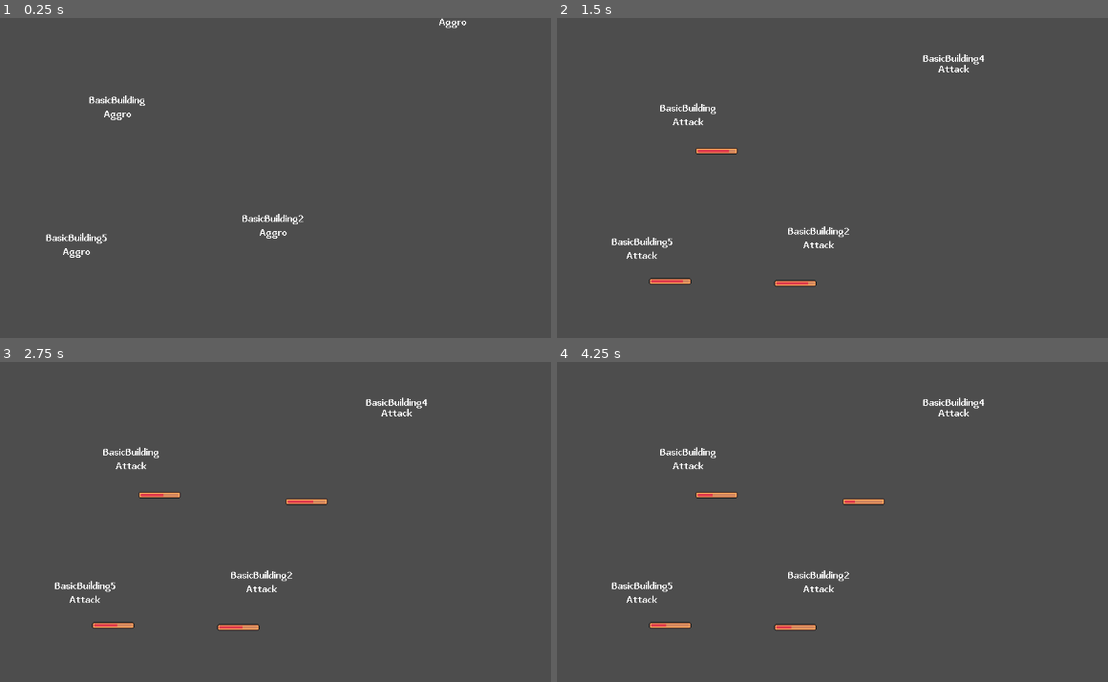
Above: before the commit, frames 1-4 (two rows, left to right).
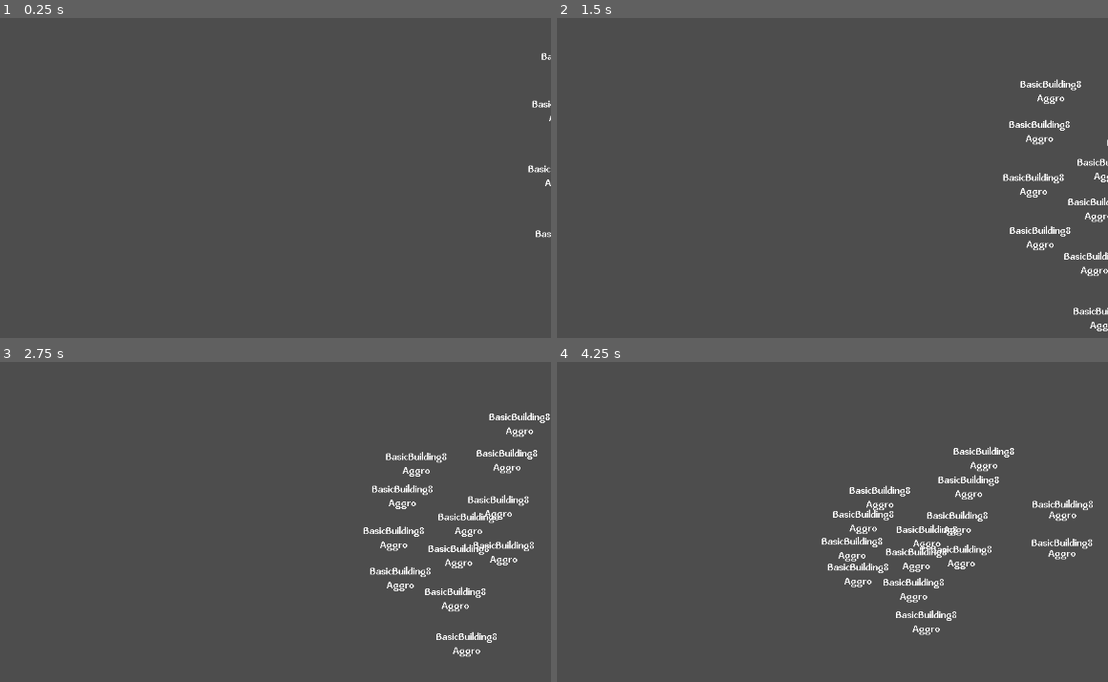
Above: after the commit, the same moments.

Repository: Cedro23/TDCardGame
Game: Godot game, scene res://scenes/game.tscn
Two runs of this game, one before a commit and one after it. Both use one fixed random seed, a clock stepped at 60 frames per second and the inputs below.
Inputs:
- Up to frame 1 (0.25 s): no input
- Up to frame 2 (1.5 s): no input
- Up to frame 3 (2.75 s): no input
- Up to frame 4 (4.25 s): no input

The runs differ from the first frame. In frame 1, 1.0% of the frame differs, in the area x 8-100%, y 0-75%; in frame 2, 2.8%; in frame 3, 4.2%; in frame 4, 4.6%, in the area x 9-98%, y 11-86%.

Commit message:
Minor fixes

Diff:
--- a/scenes/game.tscn
+++ b/scenes/game.tscn
@@ -11,32 +11,88 @@
 [node name="Buildings" type="Node" parent="."]
 
 [node name="BasicBuilding" parent="Buildings" instance=ExtResource("1_n2b3x")]
-position = Vector2(-15, -98)
+position = Vector2(-123, -103)
 
 [node name="BasicBuilding2" parent="Buildings" instance=ExtResource("1_n2b3x")]
-position = Vector2(104, 102)
+position = Vector2(-238, 177)
 
 [node name="BasicBuilding3" parent="Buildings" instance=ExtResource("1_n2b3x")]
-position = Vector2(-215, -69)
+position = Vector2(-260, -69)
 
 [node name="BasicBuilding4" parent="Buildings" instance=ExtResource("1_n2b3x")]
-position = Vector2(207, -88)
+position = Vector2(-135, -13)
 
 [node name="BasicBuilding5" parent="Buildings" instance=ExtResource("1_n2b3x")]
-position = Vector2(-85, 99)
+position = Vector2(-130, 99)
 
-[node name="MeleeEnemy" parent="." instance=ExtResource("1_yce7x")]
-position = Vector2(-162, 65)
+[node name="BasicBuilding7" parent="Buildings" instance=ExtResource("1_n2b3x")]
+position = Vector2(-230, 51)
+
+[node name="BasicBuilding8" parent="Buildings" instance=ExtResource("1_n2b3x")]
+position = Vector2(-61, 41)
+
+[node name="BasicBuilding9" parent="Buildings" instance=ExtResource("1_n2b3x")]
+position = Vector2(-242, -193)
+
+[node name="BasicBuilding6" parent="Buildings" instance=ExtResource("1_n2b3x")]
+position = Vector2(-421, 0)
+scale = Vector2(10, 10)
+_max_hp = 1000.0
+
+[node name="Enemies" type="Node" parent="."]
+
+[node name="MeleeEnemy" parent="Enemies" instance=ExtResource("1_yce7x")]
+position = Vector2(703, 116)
 attack_damage = 20.0
 
-[node name="MeleeEnemy2" parent="." instance=ExtResource("1_yce7x")]
-position = Vector2(-99, -145)
+[node name="MeleeEnemy2" parent="Enemies" instance=ExtResource("1_yce7x")]
+position = Vector2(766, -94)
 attack_damage = 20.0
 
-[node name="MeleeEnemy3" parent="." instance=ExtResource("1_yce7x")]
-position = Vector2(172, 28)
+[node name="MeleeEnemy3" parent="Enemies" instance=ExtResource("1_yce7x")]
+position = Vector2(610, -33)
 attack_damage = 20.0
 
-[node name="RangedEnemy" parent="." instance=ExtResource("3_0ki4s")]
-position = Vector2(445, -288)
+[node name="MeleeEnemy4" parent="Enemies" instance=ExtResource("1_yce7x")]
+position = Vector2(709, 15)
+attack_damage = 20.0
+
+[node name="MeleeEnemy5" parent="Enemies" instance=ExtResource("1_yce7x")]
+position = Vector2(772, -195)
+attack_damage = 20.0
+
+[node name="MeleeEnemy6" parent="Enemies" instance=ExtResource("1_yce7x")]
+position = Vector2(616, -134)
+attack_damage = 20.0
+
+[node name="MeleeEnemy7" parent="Enemies" instance=ExtResource("1_yce7x")]
+position = Vector2(722, -59)
+attack_damage = 20.0
+
+[node name="MeleeEnemy8" parent="Enemies" instance=ExtResource("1_yce7x")]
+position = Vector2(785, -269)
+attack_damage = 20.0
+
+[node name="MeleeEnemy9" parent="Enemies" instance=ExtResource("1_yce7x")]
+position = Vector2(629, -208)
+attack_damage = 20.0
+
+[node name="MeleeEnemy10" parent="Enemies" instance=ExtResource("1_yce7x")]
+position = Vector2(714, 218)
+attack_damage = 20.0
+
+[node name="MeleeEnemy11" parent="Enemies" instance=ExtResource("1_yce7x")]
+position = Vector2(777, 8)
+attack_damage = 20.0
+
+[node name="MeleeEnemy12" parent="Enemies" instance=ExtResource("1_yce7x")]
+position = Vector2(621, 69)
+attack_damage = 20.0
+
+[node name="RangedEnemy" parent="Enemies" instance=ExtResource("3_0ki4s")]
+position = Vector2(929, -13)
 attack_damage = 35.0
+
+[node name="RangedEnemy2" parent="Enemies" instance=ExtResource("3_0ki4s")]
+position = Vector2(925, -114)
+attack_damage = 35.0
--- a/scripts/entities/enemies/enemy.gd
+++ b/scripts/entities/enemies/enemy.gd
@@ -45,15 +45,6 @@
 	target.destroyed.disconnect(_on_target_destroyed)
 	target = null
 
-func take_damage(damage: float):
-	_hp -= damage
-	print(name + " has " + str(_hp) + "hp left")
-	if _hp <= 0:
-		_die()
-
-func _die():
-	queue_free()
-
 func target_in_range() -> bool:
 	var overlapping_bodies = attack_range.get_overlapping_bodies()
 	for body in overlapping_bodies:
